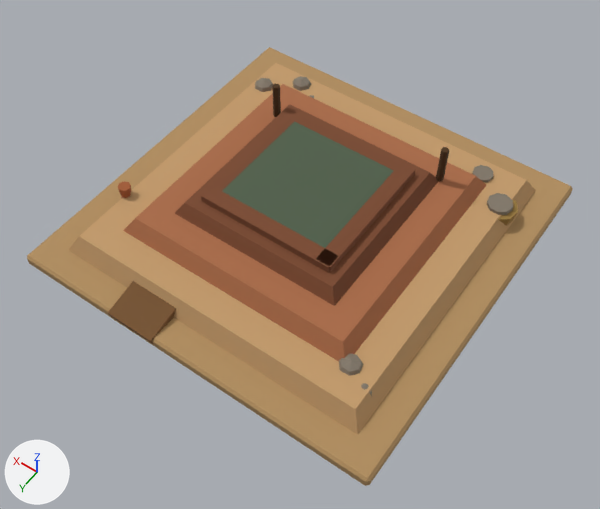
Two versions of the glTF model apps/client/public/models/buildings/river_clay_pit.glb, one commit apart.
Before and after are seen from a 50 mm camera at (-2.34, 3.39, 4.93) aimed at (-0.24, 0.45, 0.32). Lighting does not change. The marker at lower left points along +X, +Y and +Z. The picture after the commit comes second. Vertices at exactly the same position are counted once.

The first picture shows 'river_clay_pit_channel_water', 'river_clay_pit_clay_grey', 'river_clay_pit_earth_pack', 'river_clay_pit_mud_dark', 'river_clay_pit_mud_tan', 'river_clay_pit_mud_terra', 'river_clay_pit_thatch_dark', 'river_clay_pit_wood_dark', 'river_clay_pit_wood_mid' and 1 more.
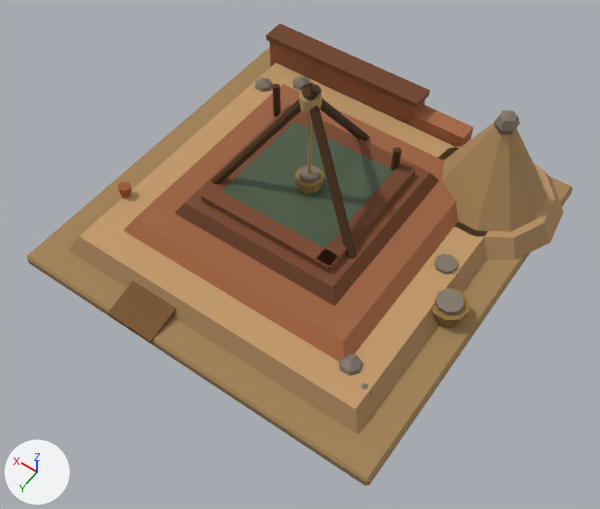
Where the newer file only moved an object's origin or applied its transform, the numbers keep the older frame.

Pixel boxes (x1, y1, x2, y2) of what changed, in the pictures (600 x 509 px; the box of a moved part takes in the faces that stretch with it):
'river_clay_pit_mud_tan', reshaped: before (69, 63, 536, 435); after (69, 63, 564, 435)
'river_clay_pit_mud_terra', reshaped (15% taller): before (123, 84, 486, 361); after (123, 42, 473, 361)
'river_clay_pit_mud_dark', reshaped (39% taller): before (175, 104, 438, 306); after (175, 24, 439, 306)
'river_clay_pit_wood_dark', reshaped, moved: before (272, 84, 449, 181); after (211, 83, 402, 259)
'river_clay_pit_clay_grey', reshaped: before (255, 76, 513, 397); after (255, 76, 520, 397)
'river_clay_pit_thatch_dark', moved: before (498, 199, 518, 226); after (295, 167, 469, 328)
'river_clay_pit_rope_tan', added: after (299, 91, 322, 174)
part 1 of me_cp_earth_base, added: after (442, 122, 547, 232)
part 2 of me_cp_earth_base, recoloured: (27, 47, 573, 485) in both
part 3 of me_cp_mud_terr1, added: after (440, 146, 564, 260)
part 4 of me_cp_mud_terr1, recoloured: before (69, 180, 536, 435); after (69, 237, 486, 435)
part 5 of me_cp_mud_terr2, added: after (270, 42, 425, 127)
part 6 of me_cp_mud_terr2, added: after (402, 105, 473, 147)
part 7 of me_cp_mud_terr2, recoloured: before (137, 84, 475, 341); after (137, 84, 455, 341)
part 8 of me_cp_mud_terr3, added: after (266, 24, 430, 109)
part 9 of me_cp_mud_terr3, recoloured: (175, 163, 438, 306) in both
part 10 of me_cp_wood_stake, moved or reshaped: before (436, 147, 449, 181); after (391, 147, 402, 171)
part 11 of me_cp_wood_stake, added: after (301, 87, 369, 141)
part 12 of me_cp_wood_stake, added: after (211, 84, 321, 184)
part 13 of me_cp_wood_stake, added: after (303, 83, 356, 259)
part 14 of me_cp_grey_clay0, moved or reshaped: before (472, 165, 493, 182); after (299, 165, 319, 183)
part 15 of me_cp_grey_clay0, added: after (494, 110, 520, 135)
part 16 of me_cp_grey_clay0, moved or reshaped: before (487, 193, 513, 215); after (435, 289, 464, 315)
part 17 of me_cp_grey_clay0, added: after (434, 254, 457, 274)

Edits to the bpy script that builds the scene:
```text
Add mat_rope_tan:
    mat_rope_tan = bpy.data.materials.new('rope_tan')
    # nodes: BsdfPrincipled, Mix, OutputMaterial, VertexColor
    # colours: orange #b49662, mixed with the vertex colours
Change me_cp_earth_base:
    remove me_cp_earth_base.from_pydata(...)  # 24 vertices, 44 faces; spans x -1.5..1.5, y -1.5..1.5, z -0.05..0.05
    add me_cp_earth_base.from_pydata(...)  # 46 vertices, 84 faces; spans x -1.51..1.5, y -1.5..1.5, z -0.05..0.85
    me_cp_earth_base part 1: a new loose piece, an 11-sided cut cone along z (radius 0.52 at the low end, 0.07 at the high end) spanning x -1.51..-0.49, y -1.47..-0.45, z 0.05..0.85, in mat_earth_pack
    me_cp_earth_base part 2: 44 kept faces spanning x -1.5..1.5, y -1.5..1.5, z -0.05..0.05 get new vertex colours
Change me_cp_mud_terr1:
    remove me_cp_mud_terr1.from_pydata(...)  # 8 vertices, 12 faces; spans x -1.28..1.28, y -1.28..1.28, z 0.0..0.14
    add me_cp_mud_terr1.from_pydata(...)  # 30 vertices, 52 faces; spans x -1.59..1.28, y -1.55..1.28, z 0.0..0.14
    me_cp_mud_terr1 part 3: a new loose piece, an 11-sided cut cone along z (radius 0.6 at the low end, 0.5 at the high end) spanning x -1.59..-0.41, y -1.55..-0.37, z 0.0..0.14, in mat_mud_tan
    me_cp_mud_terr1 part 4: 8 kept faces spanning x -1.28..1.28, y -1.28..1.28, z 0.0..0.14 get new vertex colours; the middle colour goes from white #fafafa to light grey #dadada
Change me_cp_mud_terr2:
    remove me_cp_mud_terr2.from_pydata(...)  # 8 vertices, 12 faces; spans x -0.98..0.98, y -0.98..0.98, z 0.0..0.12
    add me_cp_mud_terr2.from_pydata(...)  # 24 vertices, 36 faces; spans x -0.98..1.27, y -1.38..0.98, z -0.14..0.2
    me_cp_mud_terr2 part 5: a new loose piece, a box spanning x -0.18..1.27, y -1.38..-1.22, z -0.14..0.2, in mat_mud_terra
    me_cp_mud_terr2 part 6: a new loose piece, a box spanning x -0.63..-0.08, y -1.38..-1.22, z -0.14..0.1, in mat_mud_terra
    me_cp_mud_terr2 part 7: 8 kept faces spanning x -0.98..0.98, y -0.98..0.98, z 0.0..0.12 get new vertex colours; the middle colour goes from white #f8f8f8 to white #f6f6f6
Change me_cp_mud_terr3:
    remove me_cp_mud_terr3.from_pydata(...)  # 24 vertices, 36 faces; spans x -0.7..0.7, y -0.7..0.7, z 0.0..0.16
    add me_cp_mud_terr3.from_pydata(...)  # 32 vertices, 48 faces; spans x -0.7..1.295, y -1.4..0.7, z 0.0..0.16
    me_cp_mud_terr3 part 8: a new loose piece, a box spanning x -0.195..1.295, y -1.4..-1.2, z 0.08..0.13, in mat_mud_dark
    me_cp_mud_terr3 part 9: 32 kept faces spanning x -0.7..0.7, y -0.7..0.7, z 0.0..0.16 get new vertex colours; the middle colour goes from white #f8f8f8 to white #f1f1f1
Change me_cp_grey_clay0:
    remove me_cp_grey_clay0.from_pydata(...)  # 174 vertices, 316 faces; spans x -2.35..0.1, y -0.3..2.0, z -0.1..0.1
    add me_cp_grey_clay0.from_pydata(...)  # 212 vertices, 384 faces; spans x -2.48..0.1, y -0.3..2.0, z -0.1..0.84
    me_cp_grey_clay0 part 14: the loose piece of 18 vertices spanning x -2.08..-1.92, y -0.23..-0.07, z 0.02..0.07 is moved by (0.9, 1.05, 0.35)
    me_cp_grey_clay0 part 15: a new loose piece, a UV sphere (6 segments, 4 rings, poles along z) spanning x -2.2..-2.04, y -0.11..0.07, z 0.66..0.84, in mat_clay_grey
    me_cp_grey_clay0 part 16: the loose piece of 18 vertices spanning x -2.35..-2.15, y -0.05..0.14, z 0.02..0.07 is moved by (-0.13, 1.0, 0.0)
    me_cp_grey_clay0 part 17: a new loose piece, a 9-sided cylinder along z spanning x -2.281..-2.119, y 0.698..0.857, z 0.016..0.066, in mat_clay_grey
Change me_cp_wood_stake:
    remove me_cp_wood_stake.from_pydata(...)  # 24 vertices, 40 faces; spans x -0.026..1.426, y -0.03..0.18, z -0.15..0.15
    add me_cp_wood_stake.from_pydata(...)  # 66 vertices, 112 faces; spans x -0.689..0.726, y -0.432..0.776, z -0.542..0.542
    me_cp_wood_stake part 10: the loose piece of 12 vertices spanning x -0.026..0.026, y -0.03..0.03, z -0.15..0.15 is moved by (-0.42, -0.14, -0.34)
    me_cp_wood_stake part 11: a new loose piece of 14 vertices spanning x -0.035..0.032, y -0.432..0.432, z -0.542..0.542, in mat_wood_dark
    me_cp_wood_stake part 12: a new loose piece of 14 vertices spanning x -0.066..0.692, y 0.307..0.776, z -0.542..0.542, in mat_wood_dark
    me_cp_wood_stake part 13: a new loose piece of 14 vertices spanning x -0.689..0.068, y 0.304..0.773, z -0.542..0.542, in mat_wood_dark
    other edits to the shape of me_cp_wood_stake do not show in these pictures
Change ob_river_clay_pit_thatch_dark:
    ob_river_clay_pit_thatch_dark.location: (-1.15, -0.85, 0.165) -> (0.0, 0.0, 0.525)
Change ob_river_clay_pit_wood_dark:
    ob_river_clay_pit_wood_dark.location: (-0.7, -0.7, 0.53) -> (0.0, -0.36, 0.87)
Add ob_river_clay_pit_rope_tan:
    ob_river_clay_pit_rope_tan = bpy.data.objects.new('river_clay_pit_rope_tan', me_cp_rope_lash)  # an 8-sided cylinder along z spanning x -0.075..0.075, y -0.075..0.075, z -0.045..0.045; a 6-sided cylinder along z spanning x -0.012..0.012, y -0.014..0.014, z -0.725..-0.025
    ob_river_clay_pit_rope_tan.location = (0.0, 0.0, 1.285)
```
